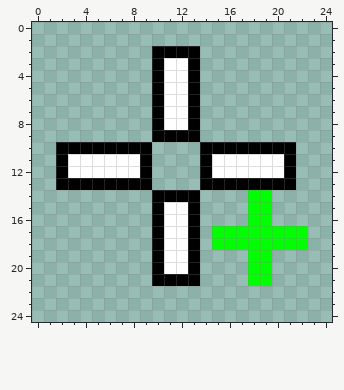
File history of a pixel-art sprite, icons/cross-plus.png. Above, as it was before the edit.
The file is 25x25 pixels. The old version is drawn lined up with the new one.
Now the later version:
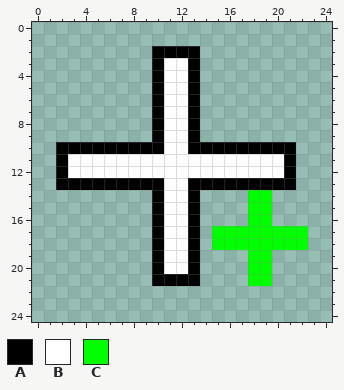
Palette (. is transparent): A #000000  B #ffffff  C #00ff00
Edits made:
{"change": "whole drawing moved by -1,-1 (the old picture is shown already moved)"}
{"y":9,"x":11,"old":"AA","new":"BB"}
{"y":10,"x":10,"old":"....","new":"ABBA"}
{"y":11,"x":9,"old":"A....A","new":"BBBBBB"}
{"y":12,"x":9,"old":"A....A","new":"BBBBBB"}
{"y":13,"x":10,"old":"....","new":"ABBA"}
{"y":14,"x":11,"old":"AA","new":"BB"}
